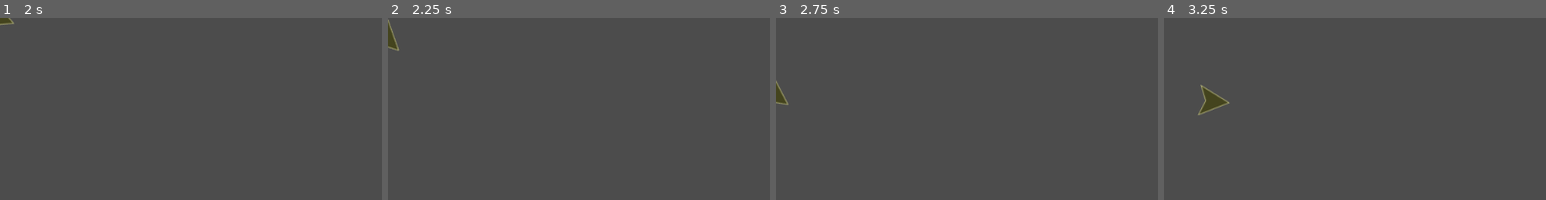
Above: before the commit, frames 1-4 (left to right).
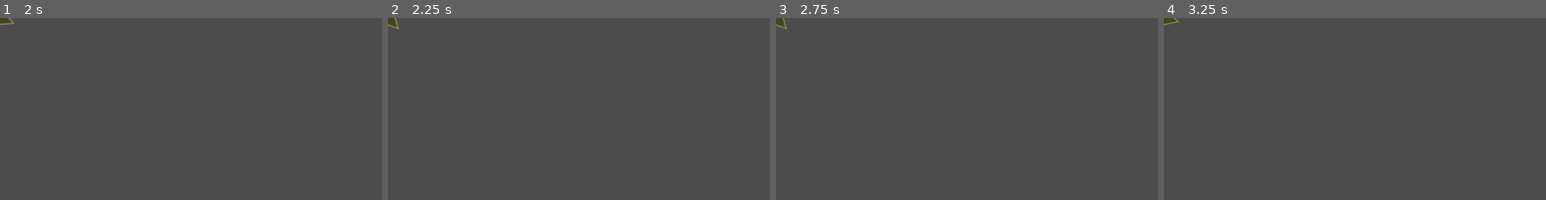
Above: after the commit, the same moments.

Repository: Schwarcraft/DreamGame
Game: Godot game, scene res://Lobby.tscn
Two runs of this game, one before a commit and one after it. Both use one fixed random seed, a clock stepped at 60 frames per second and the inputs below.
Inputs (mouse positions are % of the whole screen's width and height, from its top left):
- Up to frame 1 (2 s): tap Enter at 0.5 s; move the mouse to (72, 55) at 0.52 s; hold Right (ui_right) 0.53-1.25 s; click "Host" at 1.25 s
- Up to frame 2 (2.25 s): tap Space at 2 s; move the mouse to (30, 67) at 2.02 s; hold Down (ui_down) from 2.03 s (still down)
- Up to frame 3 (2.75 s): keep holding Down (ui_down)
- Up to frame 4 (3.25 s): tap Enter at 2.75 s; move the mouse to (60, 34) at 2.77 s; release Down (ui_down) at 2.78 s; hold Right (ui_right) from 2.78 s (still down)
The pictures show only the part of the screen within x 0-50%, y 0-50%; the shares and areas given below are measured in that part.

Frame 1 is identical in both runs. In frame 2, 0.3% of the frame differs, in the area x 0-3%, y 0-19%; in frame 3, 0.3%; in frame 4, 0.7%, in the area x 0-18%, y 0-54%.

Commit message:
Movement
Added wasd keys to movement

Diff:
--- a/Ship.gd
+++ b/Ship.gd
@@ -20,13 +20,13 @@
 	Mouse_position=get_local_mouse_position()
 	var velocity = Vector2()  # The player's movement vector.
 	if is_network_master():
-		if Input.is_action_pressed("ui_right"):
+		if Input.is_action_pressed("move_right"):
 			velocity.x += 1
-		if Input.is_action_pressed("ui_left"):
+		if Input.is_action_pressed("move_left"):
 			velocity.x -= 1
-		if Input.is_action_pressed("ui_down"):
+		if Input.is_action_pressed("move_down"):
 			velocity.y += 1
-		if Input.is_action_pressed("ui_up"):
+		if Input.is_action_pressed("move_up"):
 			velocity.y -= 1
 		if velocity.length() > 0:
 			velocity = velocity.normalized() * speed
--- a/project.godot
+++ b/project.godot
@@ -23,6 +23,29 @@
 
 ConnectionManager="*res://ConnectionManager.gd"
 
+[input]
+
+move_up={
+"deadzone": 0.5,
+"events": [ Object(InputEventKey,"resource_local_to_scene":false,"resource_name":"","device":0,"alt":false,"shift":false,"control":false,"meta":false,"command":false,"pressed":false,"scancode":87,"unicode":0,"echo":false,"script":null)
+ ]
+}
+move_down={
+"deadzone": 0.5,
+"events": [ Object(InputEventKey,"resource_local_to_scene":false,"resource_name":"","device":0,"alt":false,"shift":false,"control":false,"meta":false,"command":false,"pressed":false,"scancode":83,"unicode":0,"echo":false,"script":null)
+ ]
+}
+move_right={
+"deadzone": 0.5,
+"events": [ Object(InputEventKey,"resource_local_to_scene":false,"resource_name":"","device":0,"alt":false,"shift":false,"control":false,"meta":false,"command":false,"pressed":false,"scancode":68,"unicode":0,"echo":false,"script":null)
+ ]
+}
+move_left={
+"deadzone": 0.5,
+"events": [ Object(InputEventKey,"resource_local_to_scene":false,"resource_name":"","device":0,"alt":false,"shift":false,"control":false,"meta":false,"command":false,"pressed":false,"scancode":65,"unicode":0,"echo":false,"script":null)
+ ]
+}
+
 [rendering]
 
 environment/default_environment="res://default_env.tres"
